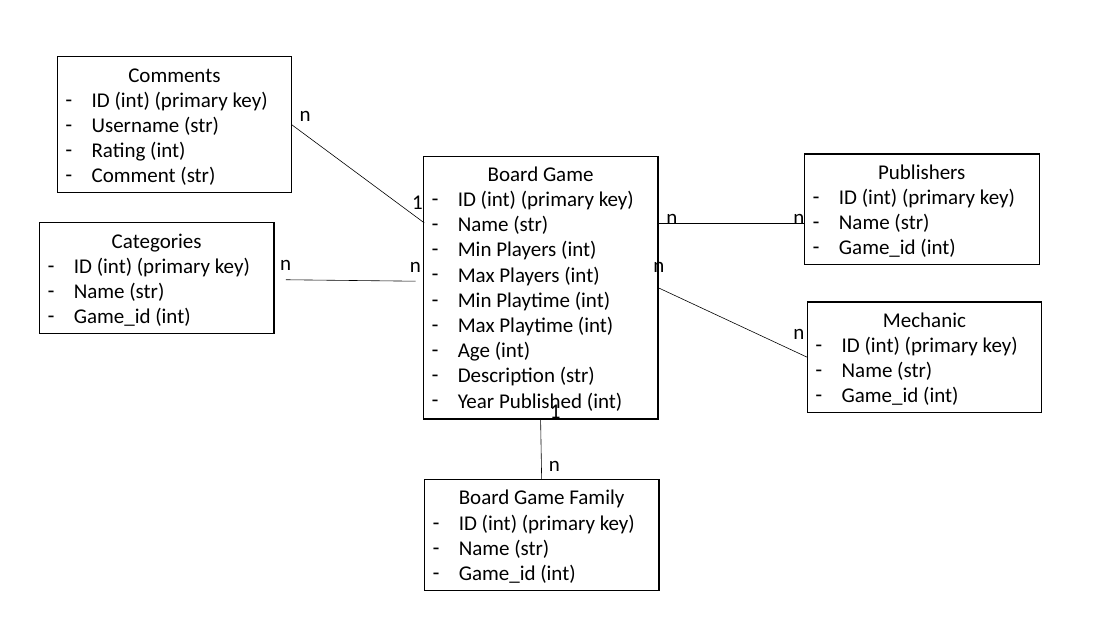
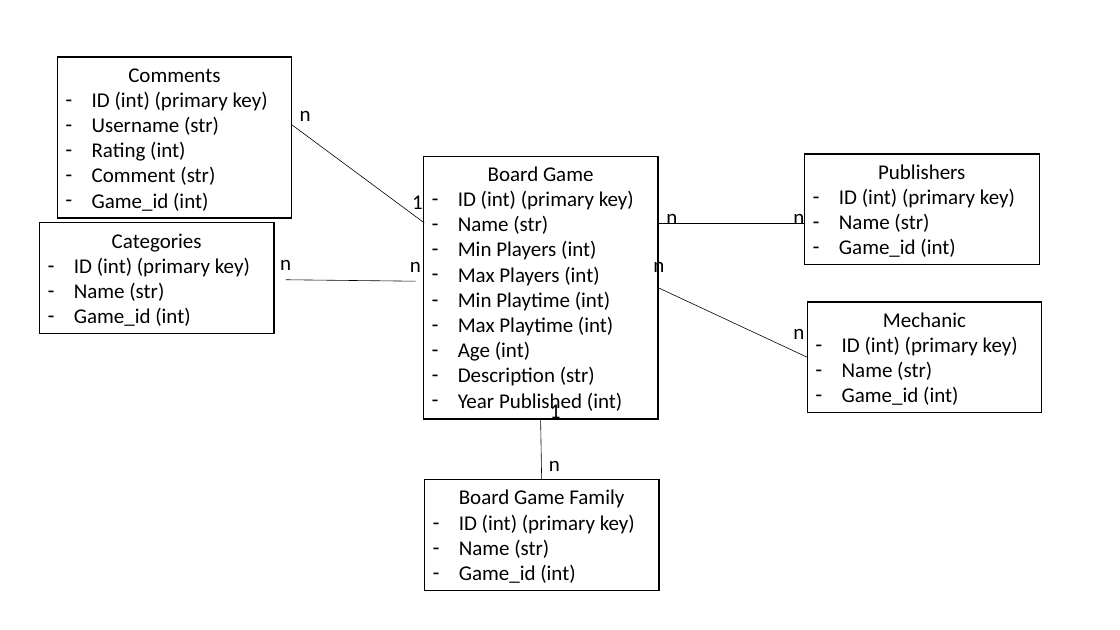
Before and after one commit to tyler-spangler/portfolio, a slide deck: slide 1 of Documentation/Board Game ERD.pptx. Drawn at 1120x630 pixels with LibreOffice and Linux fonts; fonts in the diff are those of the drawing. Boxes give left, top, right and bottom in pixels: in the first picture for what was removed or moved away, otherwise in the second. Text is boxed around its words. In the diff, an @@ line names an element or a change of style, - is before the commit and + after.

Commit message:
updated erd

```diff
--- a/Documentation/Board Game ERD.pptx
+++ b/Documentation/Board Game ERD.pptx
@@ rectangle "Comments": place and size @@
-rectangle "Comments" at (57,57,292,193)
+rectangle "Comments" at (57,57,292,218)
@@ text in rectangle at (92,193,208,211): paragraph added @@
+– Game_id (int)
```
